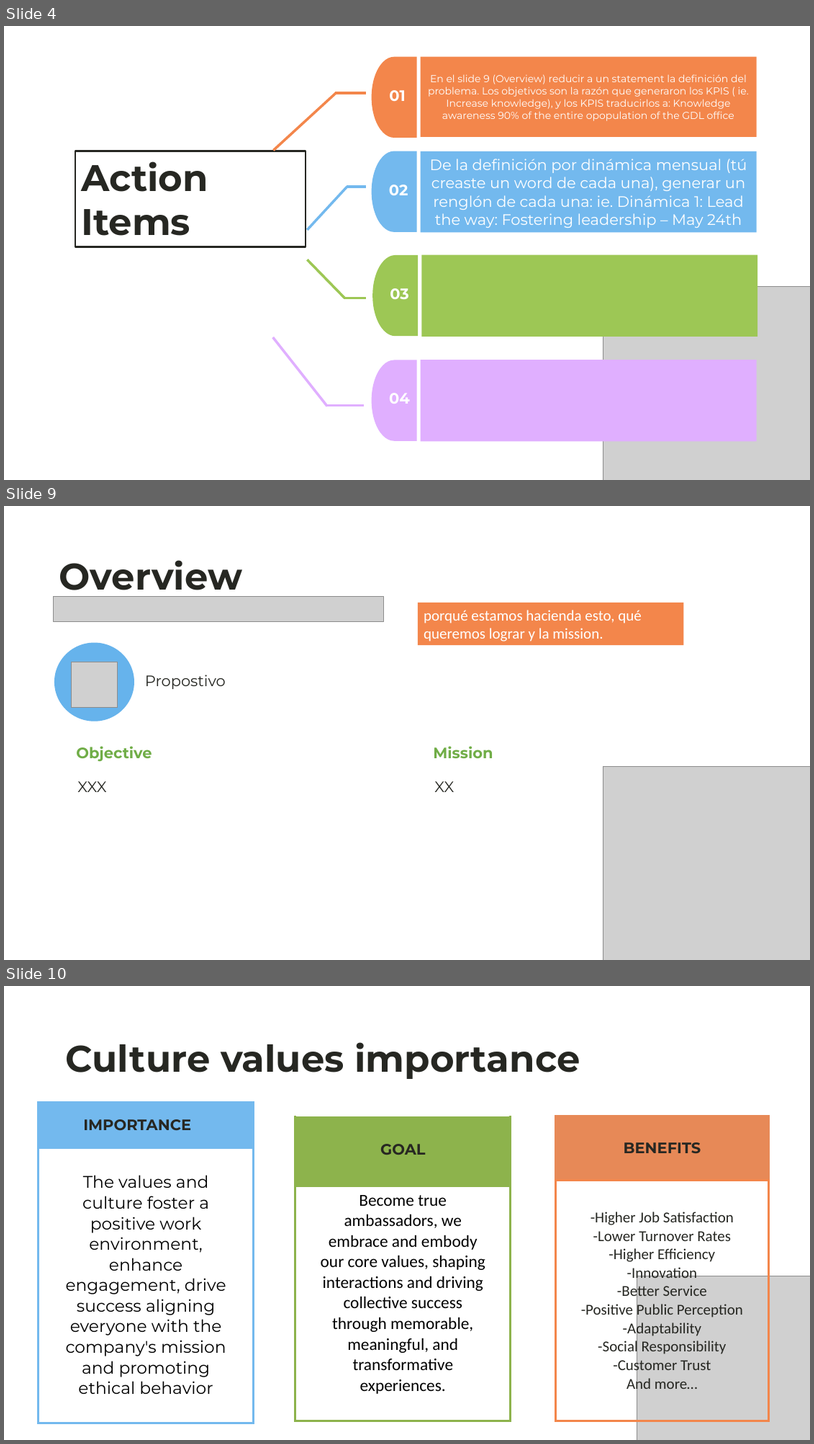
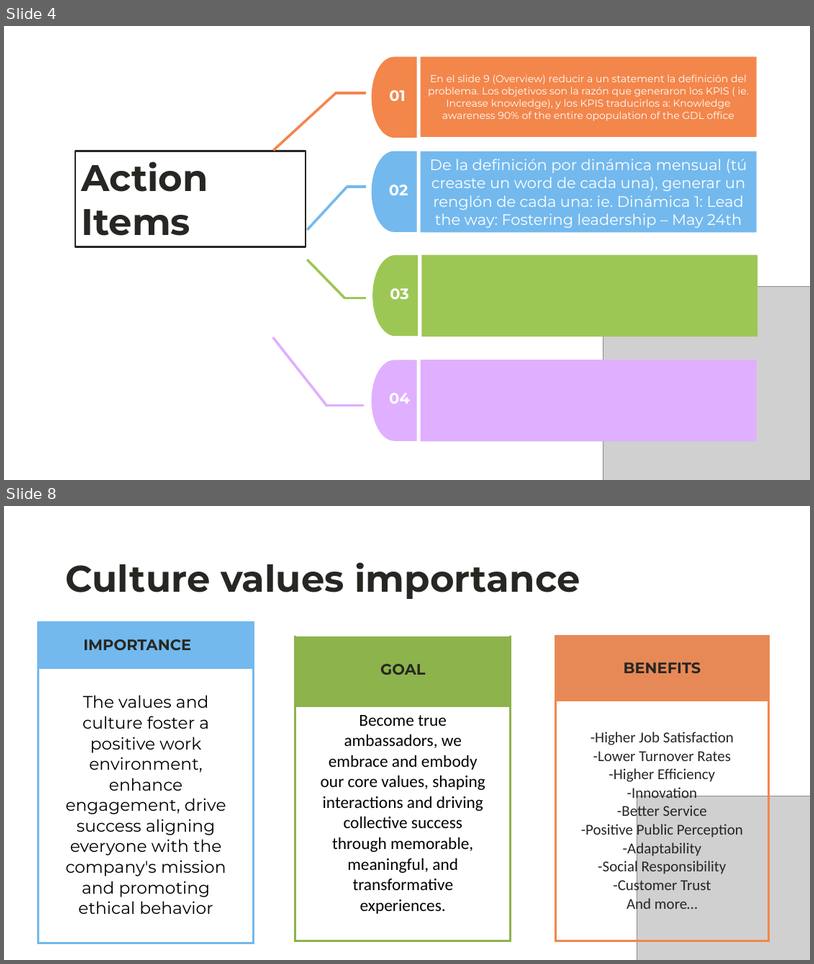
Before and after one commit to luis-92/Training, a slide deck: ValueCamp2025/Values2025_OnePager&BusinessCase - Copy.pptx. Shown one above the other, each under a label of ours: slides 4, 9 and 10 before the commit, slides 4 and 8 after it; the slides between them are not shown. The pictures are 814x1444 and 814x964 pixels, drawn with LibreOffice and Linux fonts; fonts in the diff are those of the drawing; grey boxes stand for pictures. Boxes give left, top, right and bottom in pixels: in the first picture for what was removed or moved away, otherwise in the second. Text is boxed around its words. In the diff, an @@ line names an element or a change of style, - is before the commit and + after.

```diff
--- a/ValueCamp2025/Values2025_OnePager&BusinessCase - Copy.pptx
+++ b/ValueCamp2025/Values2025_OnePager&BusinessCase - Copy.pptx
@@ slide 9 removed at (4,506,810,960), background #FFFFFF @@
@@ title removed at (59,560,243,598) @@
-Overview
@@ picture removed at (53,597,383,621) @@
@@ rectangle removed at (418,602,684,645) @@
-porqué estamos hacienda esto, qué queremos lograr y la mission.
@@ ellipse removed at (54,643,134,721) @@
@@ picture removed at (72,662,117,707) @@
@@ text removed at (145,674,226,689) @@
-Propostivo
@@ text removed at (76,746,152,761) @@
-Objective
@@ text removed at (433,746,493,758) @@
-Mission
@@ text removed at (77,781,106,792) @@
-XXX
@@ text removed at (435,781,454,792) @@
-XX
@@ picture removed at (604,767,810,960) @@
@@ what was slide 10 is now slide 8 @@
```
Also in this commit, not shown: 2 slides changed, 4 slides added, 6 other slides removed.
